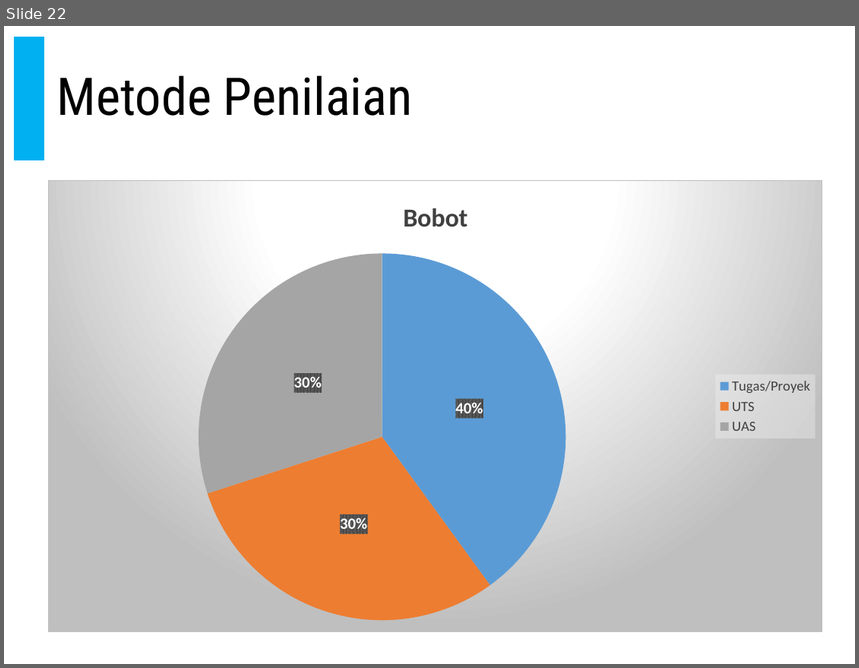
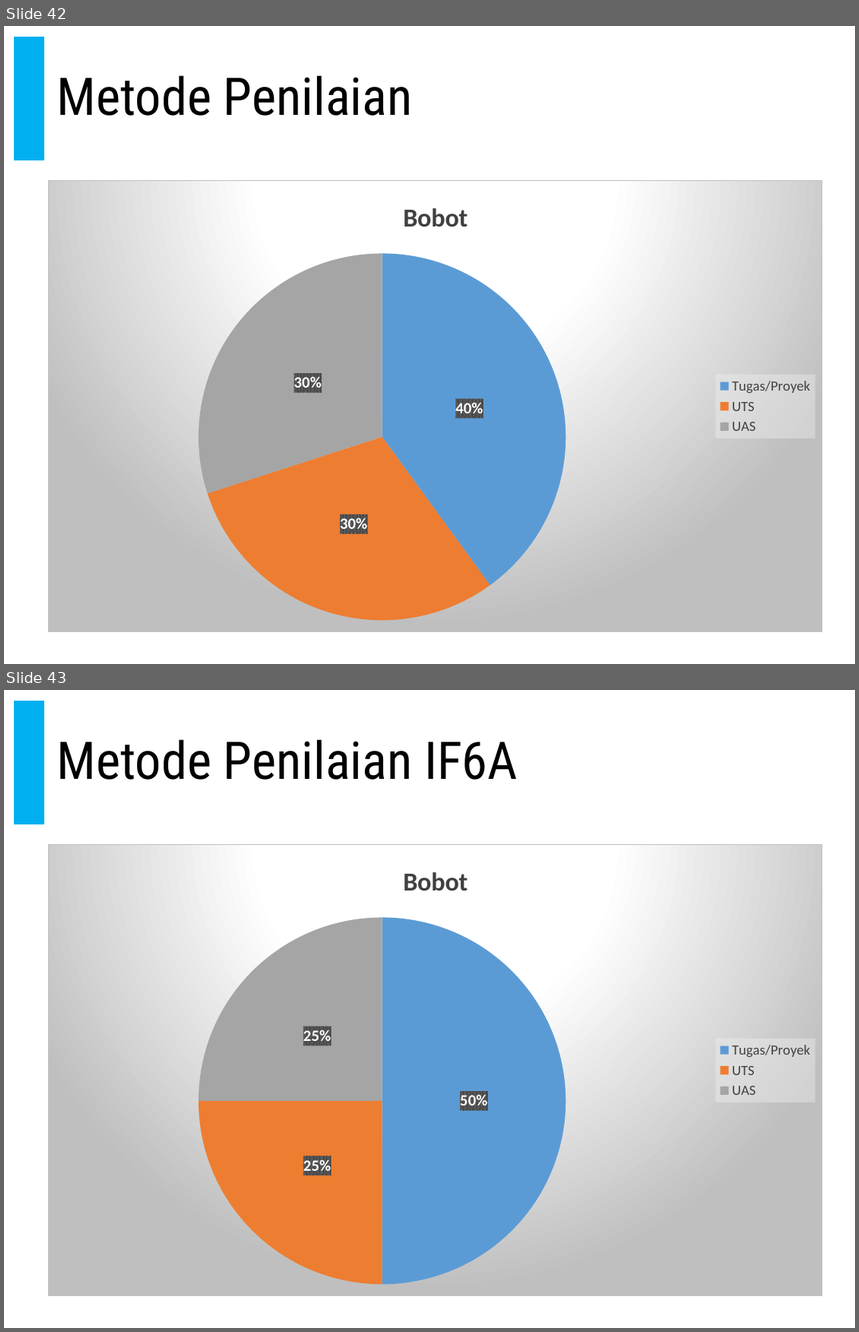
Before and after one commit to doniaft/Proyek-Perangkat-Lunak, a slide deck: 1. Bahan Ajar/01. PPL - Pendahuluan.pptx. Shown one above the other, each under a label of ours: slide 22 before the commit, slides 42 and 43 after it. The pictures are 859x668 and 859x1332 pixels, drawn with LibreOffice and Linux fonts; fonts in the diff are those of the drawing. Boxes give left, top, right and bottom in pixels: in the first picture for what was removed or moved away, otherwise in the second. Text is boxed around its words. In the diff, an @@ line names an element or a change of style, - is before the commit and + after.

```diff
--- a/1. Bahan Ajar/01. PPL - Pendahuluan.pptx
+++ b/1. Bahan Ajar/01. PPL - Pendahuluan.pptx
@@ slide 43 added at [4,690,855,1328], background #FFFFFF; not listed: 2 template elements that a slide beside it also shows @@
@@ title added at [57,739,518,780], 44 pt, text #000000 @@
+Metode Penilaian IF6A
@@ pie chart added at [48,844,823,1296] @@
+title "Bobot"
+categories: Tugas/Proyek, UTS, UAS
+Bobot: 50, 25, 25
@@ what was slide 22 is now slide 42 @@
```
Also in this commit, not shown: 3 slides changed, 21 other slides added, 2 other files.
